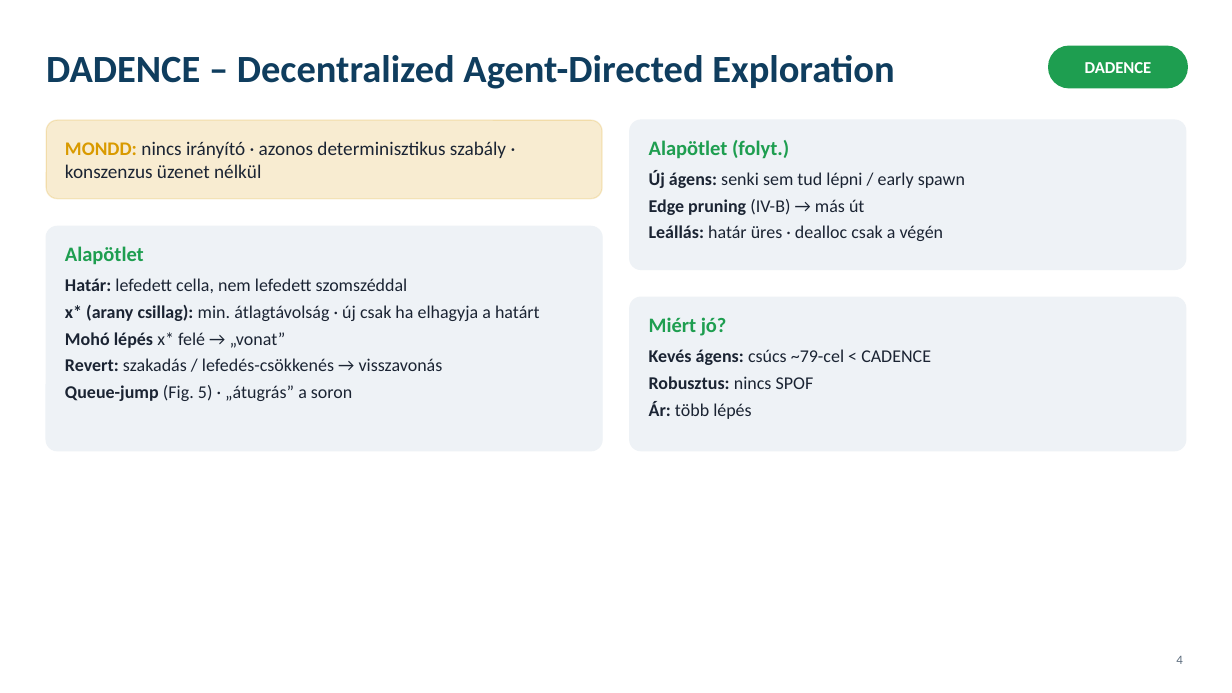
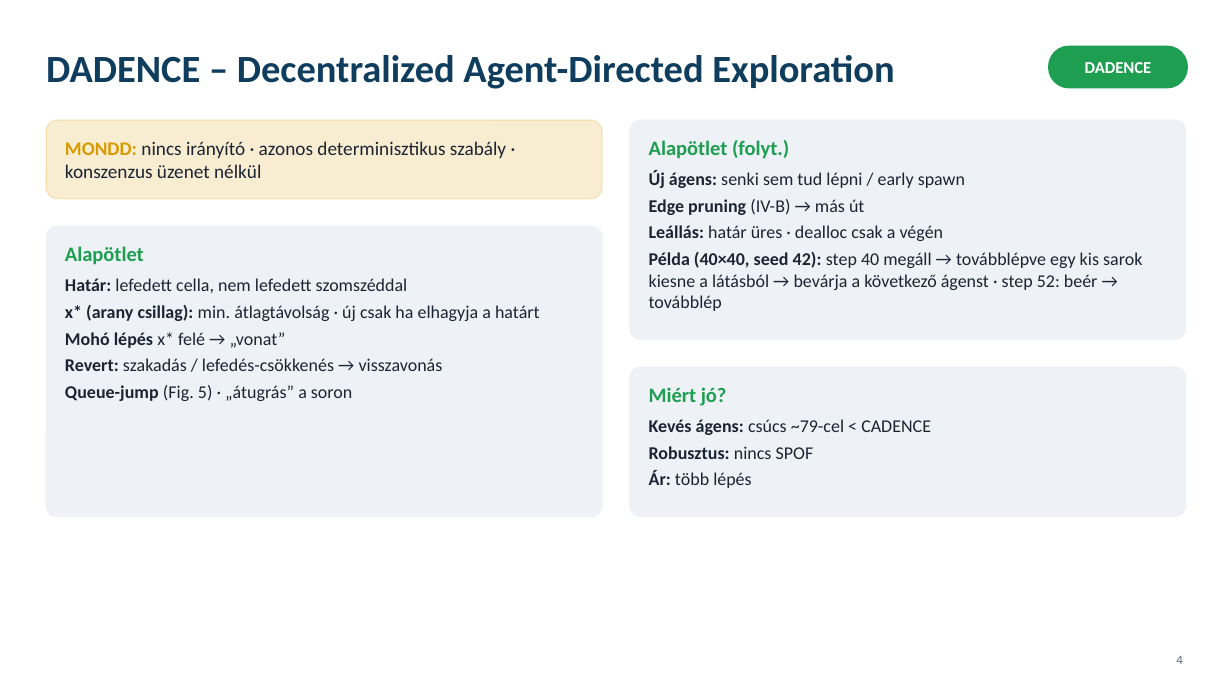
Before and after one commit to ntamasa/MANET_demo, a slide deck: slide 4 of előadói_jegyzet_kulcsszavas.pptx. Drawn at 1232x693 pixels with LibreOffice and Linux fonts; fonts in the diff are those of the drawing. Boxes give left, top, right and bottom in pixels: in the first picture for what was removed or moved away, otherwise in the second. Text is boxed around its words. In the diff, an @@ line names an element or a change of style, - is before the commit and + after.

```diff
--- a/előadói_jegyzet_kulcsszavas.pptx
+++ b/előadói_jegyzet_kulcsszavas.pptx
@@ rounded rectangle: place and size @@
-rounded rectangle at <box>630,120,1187,270</box>
+rounded rectangle at <box>630,120,1187,339</box>
@@ rounded rectangle: place and size @@
-rounded rectangle at <box>46,226,603,451</box>
+rounded rectangle at <box>46,226,603,517</box>
@@ text at <box>649,252,1142,311</box>: paragraph added @@
+• Példa (40×40, seed 42): step 40 megáll → továbblépve egy kis sarok kiesne a látásból → bevárja a következő ágenst · step 52: beér → továbblép
@@ proportions changed in 3 elements at <box>46,226,603,517</box>, <box>630,120,1187,339</box>, <box>630,367,1187,517</box> @@
@@ rounded rectangle: place and size @@
-rounded rectangle at <box>630,298,1187,451</box>
+rounded rectangle at <box>630,367,1187,517</box>
@@ text "Miért jó?": place and size @@
-text "Miért jó?" at <box>649,317,931,419</box>
+text "Miért jó?" at <box>649,387,931,488</box>
```
